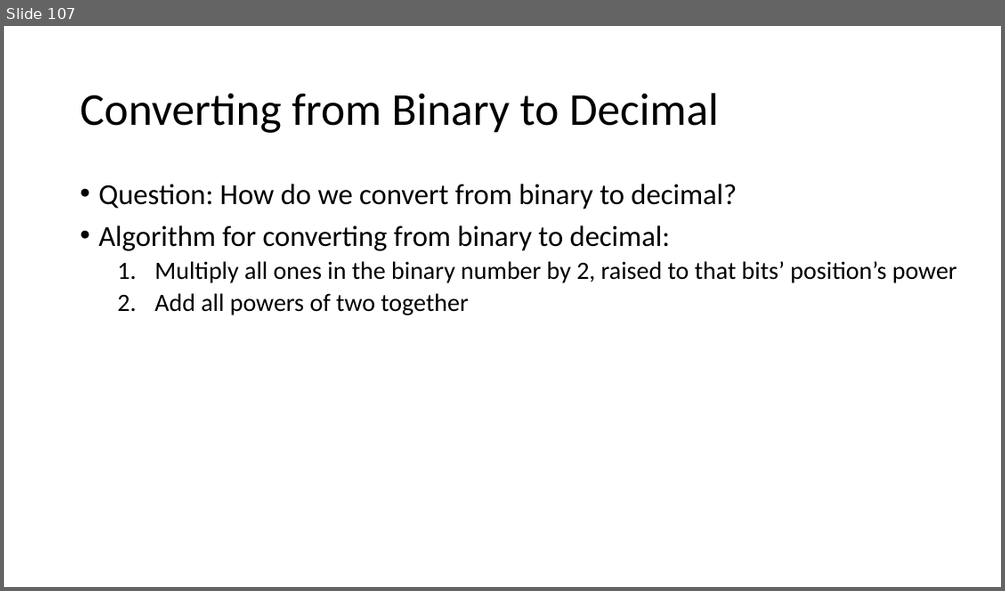
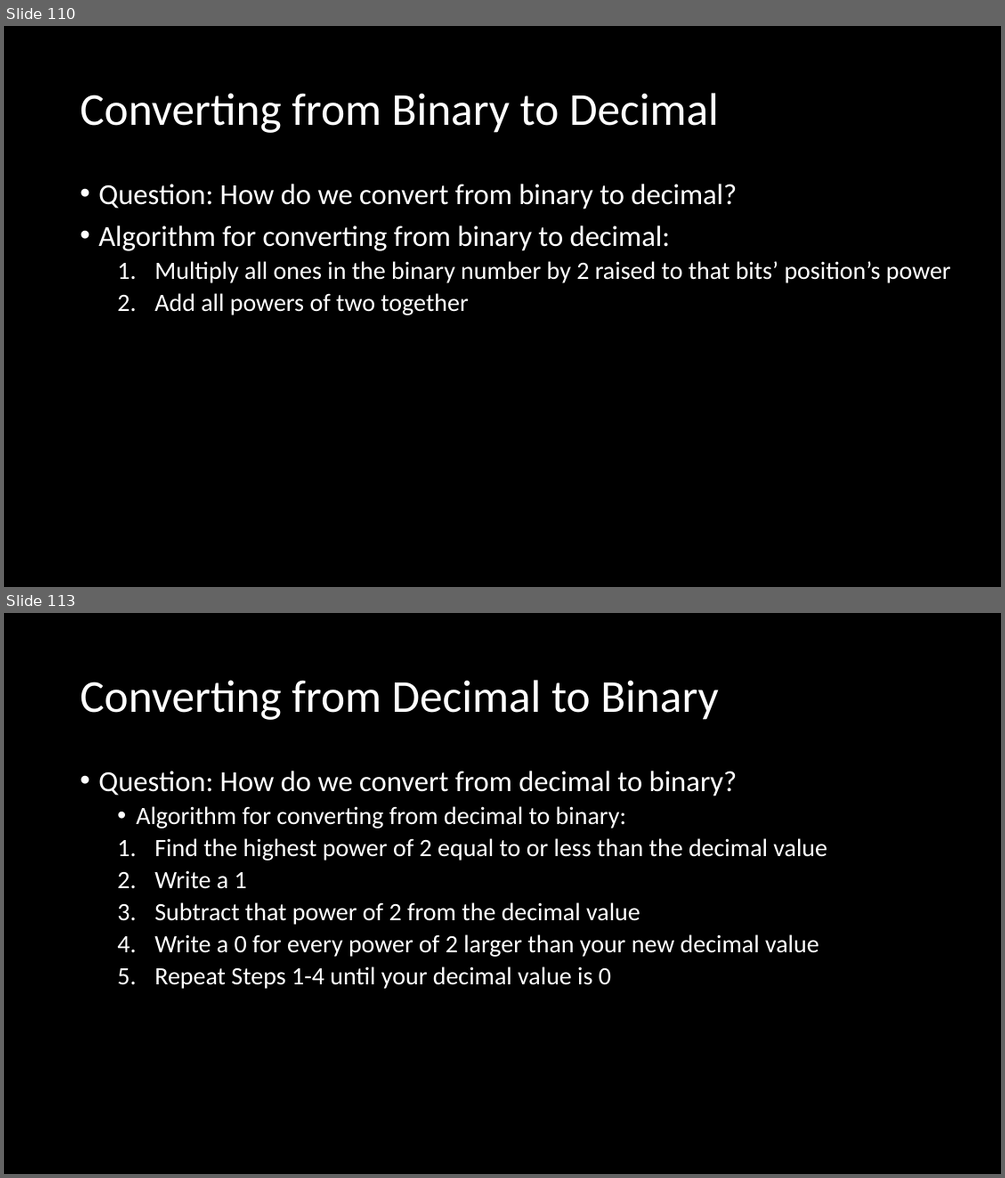
Before and after one commit to MrJoshGross/Course-Curricular-Material, a slide deck: wip/Lecture 3 - Representing Numbers in Binary.pptx. Shown one above the other, each under a label of ours: slide 107 before the commit, slides 110 and 113 after it; the slides between them are not shown. The pictures are 1005x591 and 1005x1178 pixels, drawn with LibreOffice and Linux fonts; fonts in the diff are those of the drawing. Boxes give left, top, right and bottom in pixels: in the first picture for what was removed or moved away, otherwise in the second. Text is boxed around its words. In the diff, an @@ line names an element or a change of style, - is before the commit and + after.

Commit message:
Update Lecture 3 - Representing Numbers in Binary.pptx
finished binary representation lecture

```diff
--- a/wip/Lecture 3 - Representing Numbers in Binary.pptx
+++ b/wip/Lecture 3 - Representing Numbers in Binary.pptx
@@ slide 113 added at bbox=[4, 613, 1001, 1174], background #000000 @@
@@ title added at bbox=[80, 680, 718, 720], 44 pt, text #FFFFFF @@
+Converting from Decimal to Binary
@@ text added at bbox=[98, 771, 827, 989], 24 pt, text #FFFFFF @@
+• Question: How do we convert from decimal to binary?
+  • Algorithm for converting from decimal to binary:
+  1. Find the highest power of 2 equal to or less than the decimal value
+  2. Write a 1
+  3. Subtract that power of 2 from the decimal value
+  4. Write a 0 for every power of 2 larger than your new decimal value
+  5. Repeat Steps 1-4 until your decimal value is 0
@@ what was slide 107 is now slide 110 @@
@@ slide 110 changed as well @@
@@ background #FFFFFF to #000000 @@
@@ title "Converting from Binary to Decimal" at bbox=[80, 93, 719, 133]: text colour #000000 to #FFFFFF @@
@@ text at bbox=[98, 184, 736, 315]: text colour #000000 to #FFFFFF in "Question: How do we convert from binary ...", "Algorithm for converting from binary to decimal:", "Add all powers of two together" @@
@@ text at bbox=[154, 261, 951, 283]: text changed; text colour #000000 to #FFFFFF @@
-  1. Multiply all ones in the binary number by 2, raised to that bits’ position’s power
+  1. Multiply all ones in the binary number by 2 raised to that bits’ position’s power
```
Also in this commit, not shown: 106 other slides changed, 68 other slides added.
